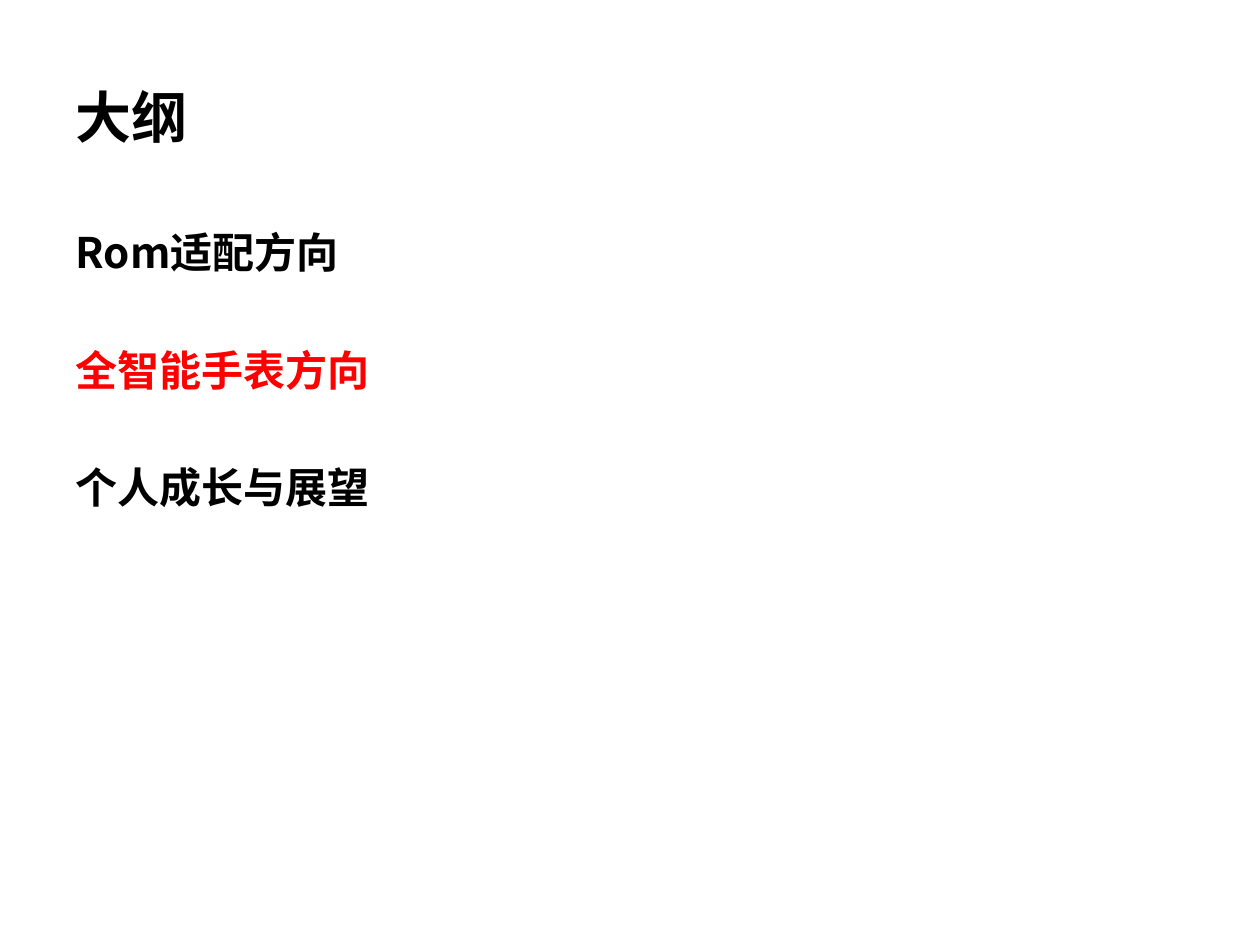
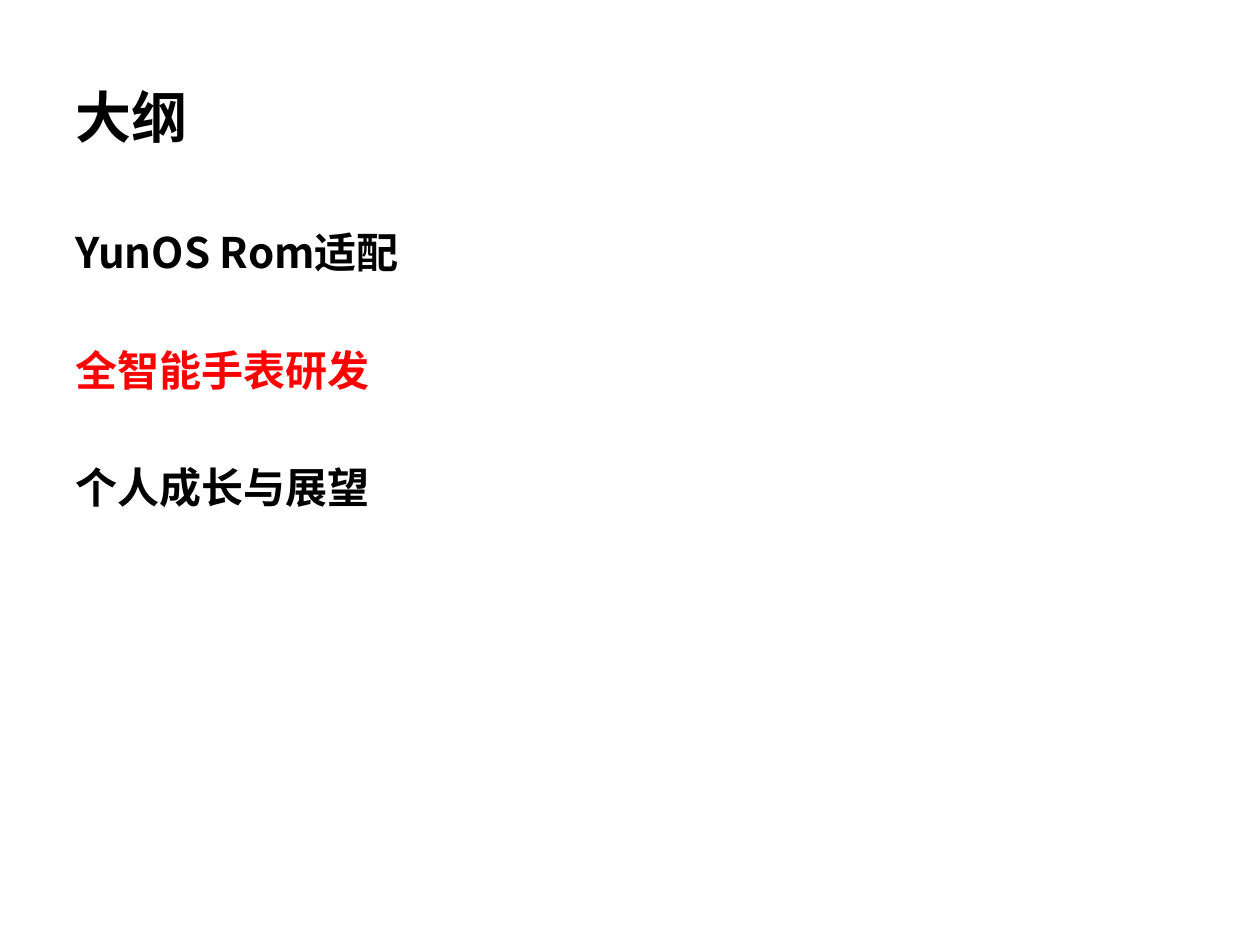
Before and after one commit to wangzhengyi/WangZhengyi, a slide deck: slide 8 of promote/2016-promote-p6.pptx. Drawn at 1260x945 pixels with LibreOffice and Linux fonts; fonts in the diff are those of the drawing. Boxes give left, top, right and bottom in pixels: in the first picture for what was removed or moved away, otherwise in the second. Text is boxed around its words. In the diff, an @@ line names an element or a change of style, - is before the commit and + after.

```diff
--- a/promote/2016-promote-p6.pptx
+++ b/promote/2016-promote-p6.pptx
@@ text at [76, 232, 399, 390]: text changed @@
-Rom适配方向
-全智能手表方向
+YunOS Rom适配
+全智能手表研发
```
Also in this commit, not shown: 10 other slides changed.
